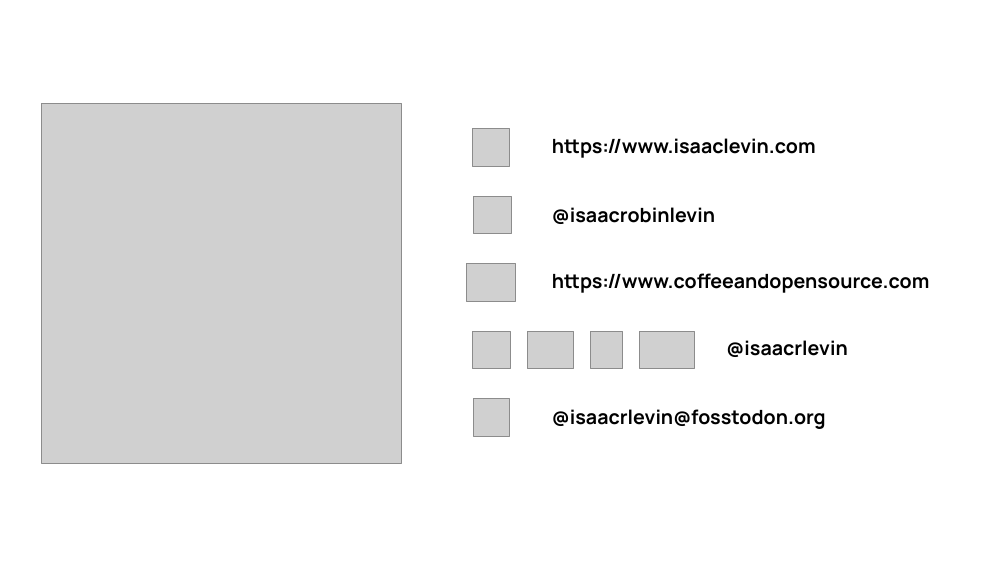
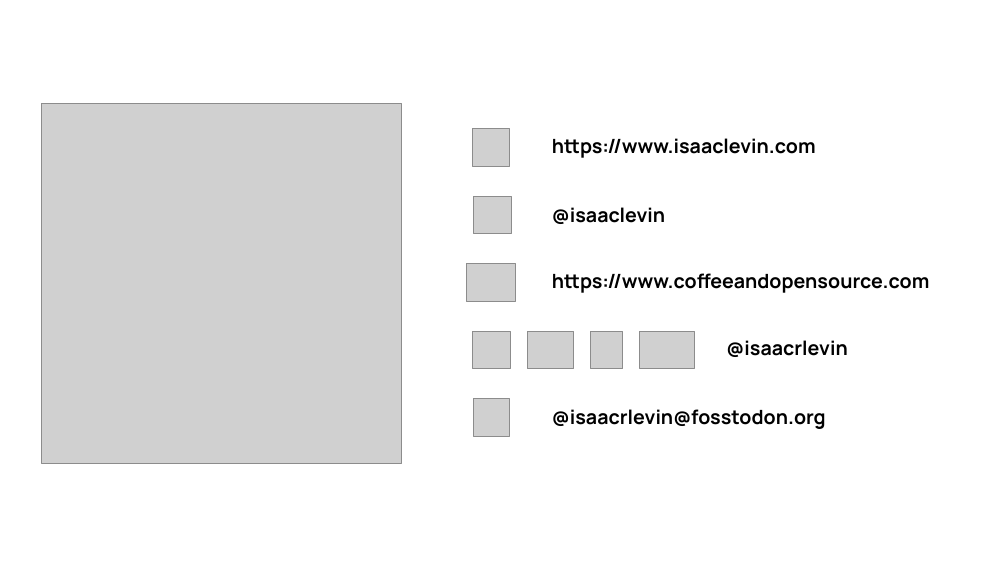
Before and after one commit to isaacrlevin/levin-talks, a slide deck: slide 2 of Running_ASP.NET_Core_Apps_without_a_server.pptx. Drawn at 1008x567 pixels with LibreOffice and Linux fonts; fonts in the diff are those of the drawing; grey boxes stand for pictures. Boxes give left, top, right and bottom in pixels: in the first picture for what was removed or moved away, otherwise in the second. Text is boxed around its words. In the diff, an @@ line names an element or a change of style, - is before the commit and + after.

```diff
--- a/Running_ASP.NET_Core_Apps_without_a_server.pptx
+++ b/Running_ASP.NET_Core_Apps_without_a_server.pptx
@@ text at [552, 207, 665, 224]: text changed @@
-@isaacrobinlevin
+@isaaclevin
```
Also in this commit, not shown: 2 other files.
